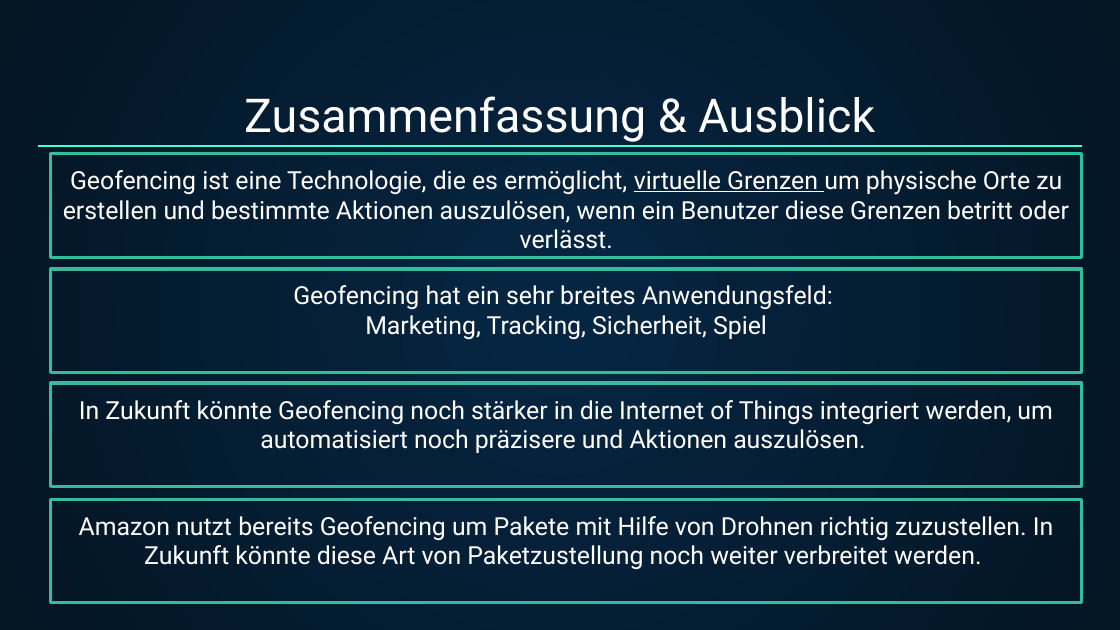
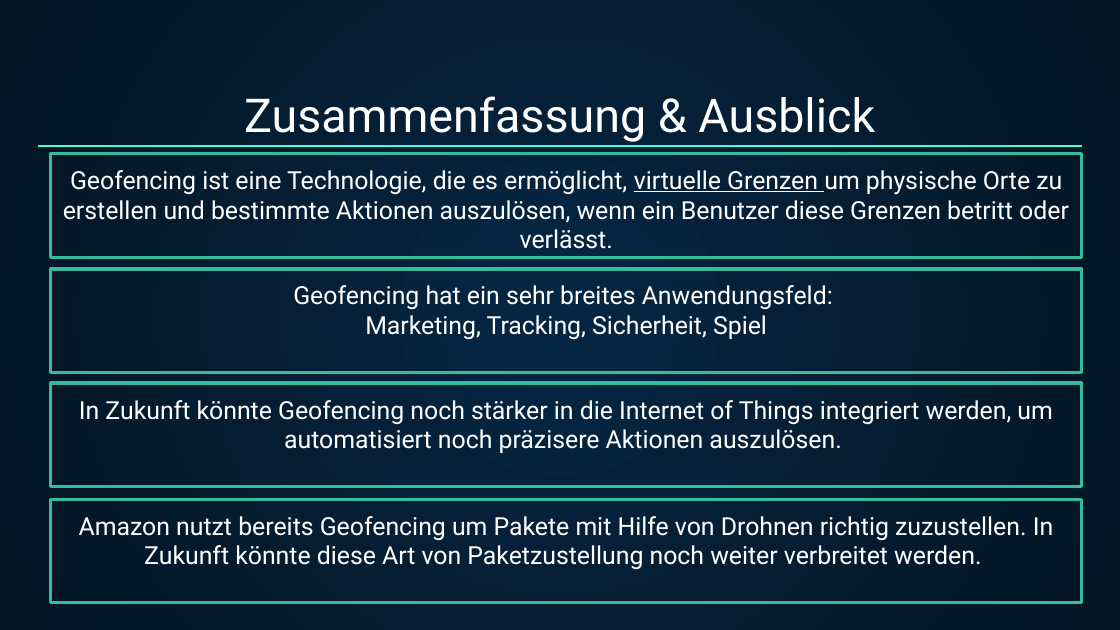
Before and after one commit to hm-heidemann/GeofenceDemo, a slide deck: slide 10 of Presentation/Geofencing_merged.pptx. Drawn at 1120x630 pixels with LibreOffice and Linux fonts; fonts in the diff are those of the drawing. Boxes give left, top, right and bottom in pixels: in the first picture for what was removed or moved away, otherwise in the second. Text is boxed around its words. In the diff, an @@ line names an element or a change of style, - is before the commit and + after.

```diff
--- a/Presentation/Geofencing_merged.pptx
+++ b/Presentation/Geofencing_merged.pptx
@@ text at (79,400,1052,453): text changed @@
-In Zukunft könnte Geofencing noch stärker in die Internet of Things integriert werden, um automatisiert noch präzisere und Aktionen auszulösen.
+In Zukunft könnte Geofencing noch stärker in die Internet of Things integriert werden, um automatisiert noch präzisere Aktionen auszulösen.
```
Also in this commit, not shown: 1 other slide changed, 5 other files.
